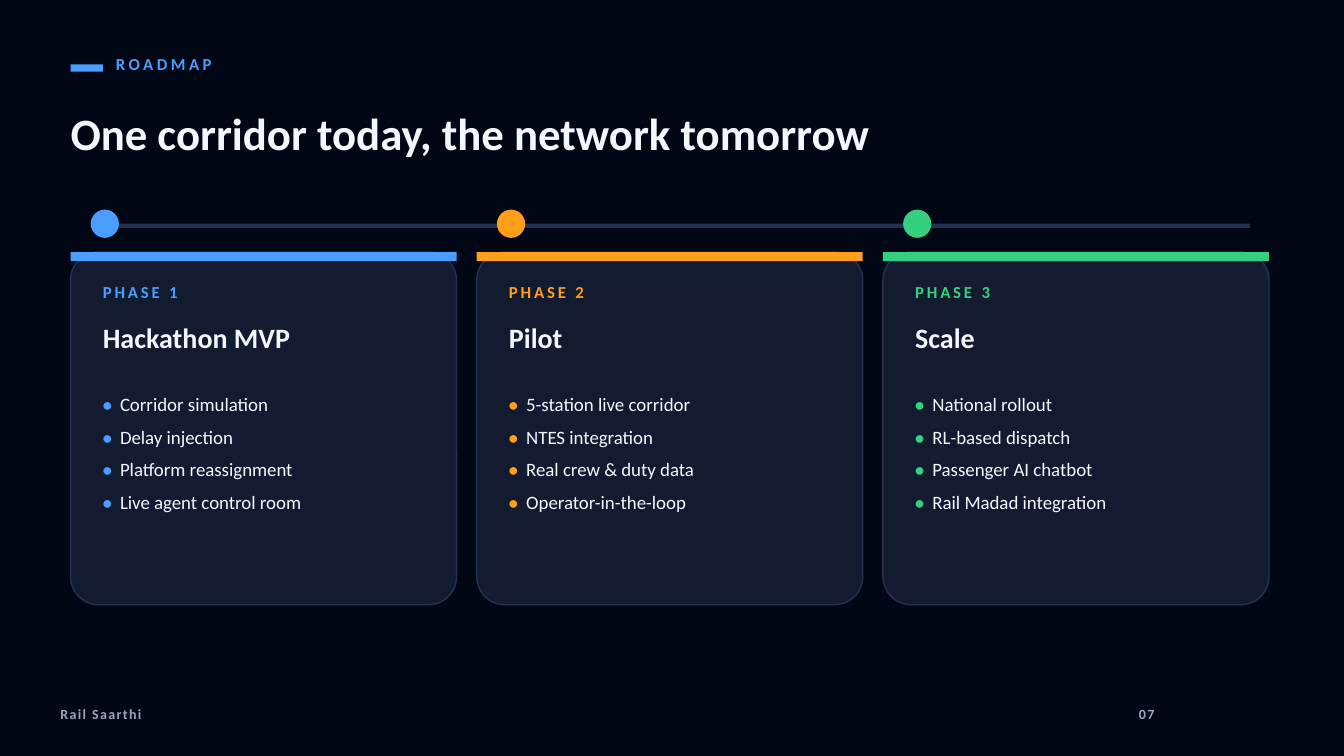
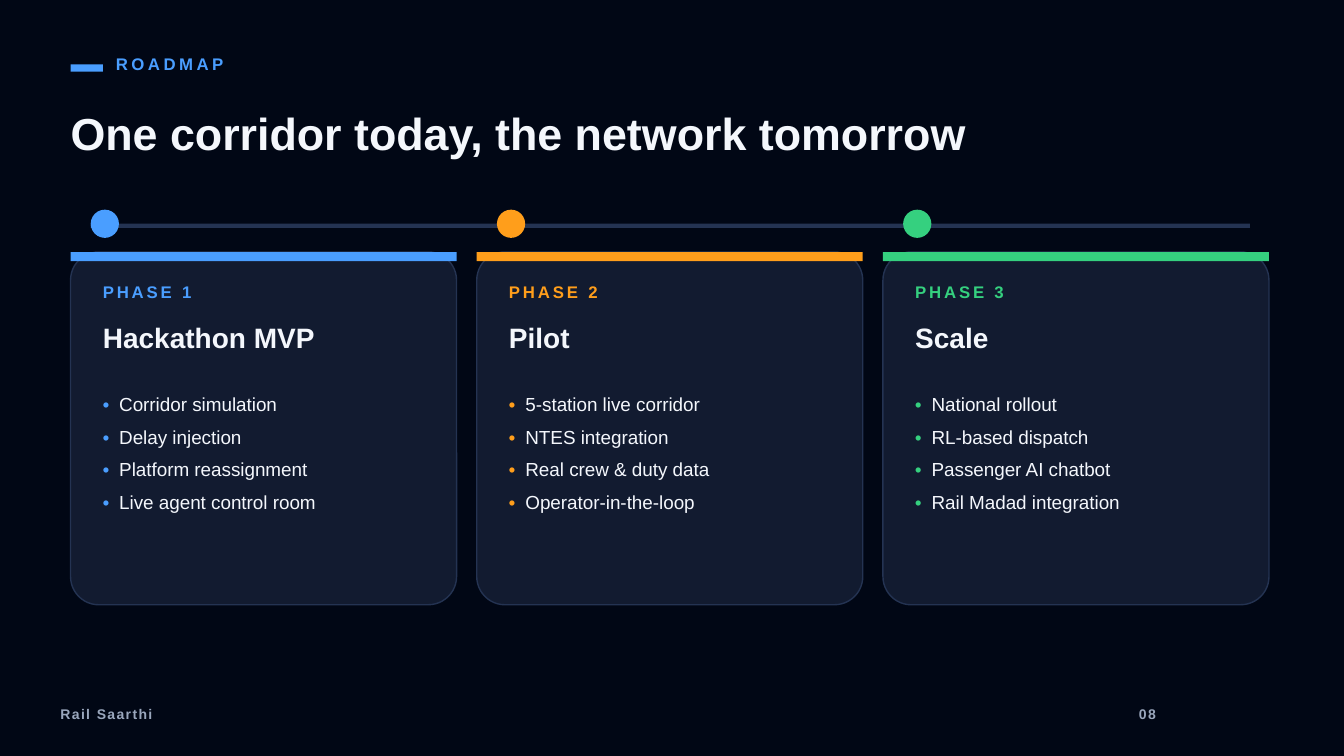
Before and after one commit to chiruu12/railmind, a slide deck: slide 9 of docs/Rail_Saarthi_Pitch.pptx (slide 8 before the commit). Drawn at 1344x756 pixels with LibreOffice and Linux fonts; fonts in the diff are those of the drawing. Boxes give left, top, right and bottom in pixels: in the first picture for what was removed or moved away, otherwise in the second. Text is boxed around its words. In the diff, an @@ line names an element or a change of style, - is before the commit and + after.

Commit message:
Deck: add passenger mobile app slide (#22)

```diff
--- a/docs/Rail_Saarthi_Pitch.pptx
+++ b/docs/Rail_Saarthi_Pitch.pptx
@@ font Calibri to Arial in 12 elements at bbox=[116, 58, 224, 70], bbox=[71, 117, 965, 159], bbox=[103, 286, 191, 298], bbox=[103, 327, 315, 349], bbox=[119, 397, 316, 513], bbox=[509, 286, 597, 298], bbox=[509, 327, 570, 349], bbox=[525, 397, 710, 513], bbox=[915, 286, 1003, 298], bbox=[915, 327, 988, 349], bbox=[932, 397, 1120, 513], bbox=[60, 709, 153, 719] @@
@@ text at bbox=[1139, 709, 1156, 719]: text changed; font Calibri to Arial @@
-07
+08
```
Also in this commit, not shown: 7 other slides changed, 1 slide added, 2 other files.
